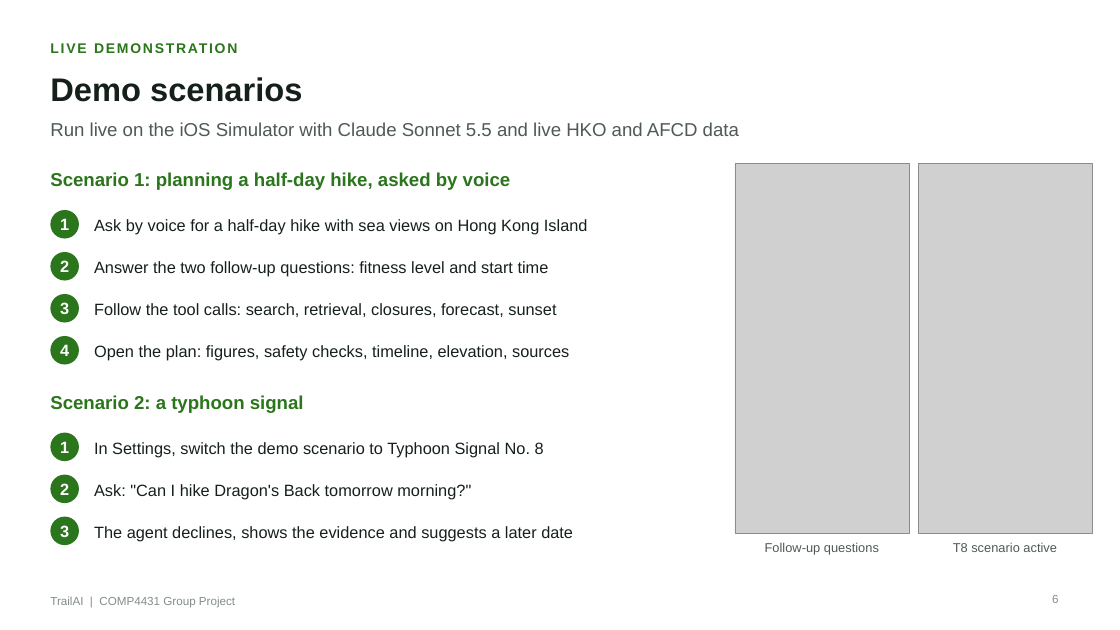
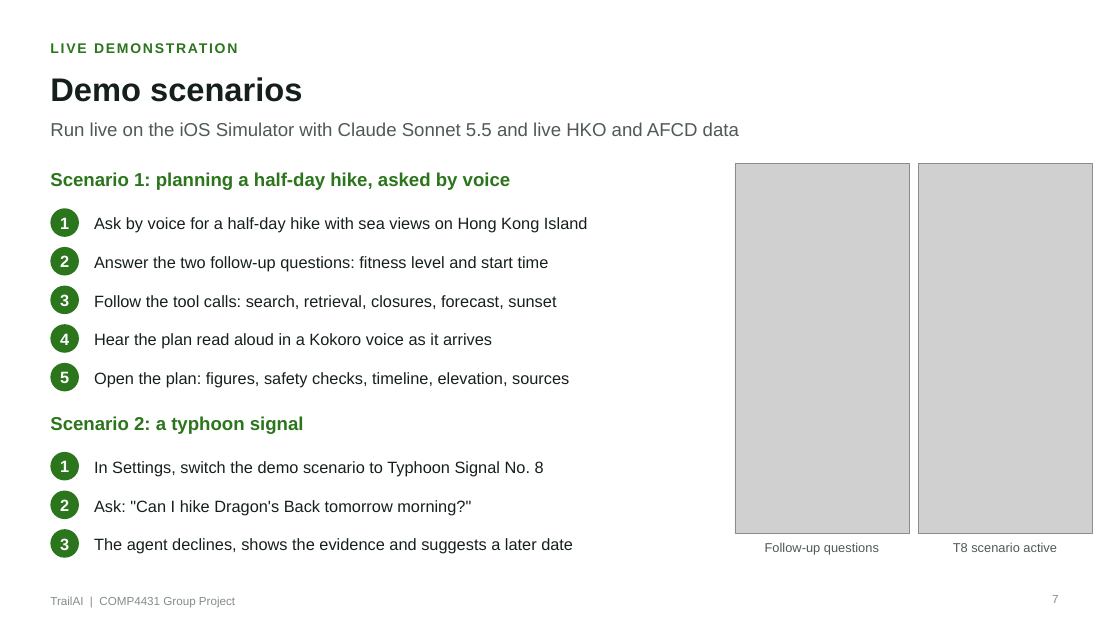
Before and after one commit to HaochenFa/COMP4431-AI, a slide deck: slide 7 of presentation/TrailAI.pptx (slide 6 before the commit). Drawn at 1120x630 pixels with LibreOffice and Linux fonts; fonts in the diff are those of the drawing; grey boxes stand for pictures. Boxes give left, top, right and bottom in pixels: in the first picture for what was removed or moved away, otherwise in the second. Text is boxed around its words. In the diff, an @@ line names an element or a change of style, - is before the commit and + after.

```diff
--- a/presentation/TrailAI.pptx
+++ b/presentation/TrailAI.pptx
@@ 2 texts, 1 ellipse: place and size @@
-2 texts, 1 ellipse at <box>50,252,549,281</box>
+2 texts, 1 ellipse at <box>50,247,549,276</box>
@@ 3 texts, 2 ellipses: place and size @@
-3 texts, 2 ellipses at <box>50,294,556,365</box>
+3 texts, 2 ellipses at <box>50,286,556,353</box>
@@ text added at <box>94,333,492,349</box>, 14 pt, text #16201A @@
+Hear the plan read aloud in a Kokoro voice as it arrives
@@ ellipse added at <box>50,363,79,392</box>, fill #2B751C @@
@@ text added at <box>60,372,69,383</box>, 14 pt, text #FFFFFF, bold @@
+5
@@ text "Open the plan: figures, safety ...": place and size @@
-text "Open the plan: figures, safety ..." at <box>94,345,569,361</box>
+text "Open the plan: figures, safety ..." at <box>94,372,569,388</box>
@@ 3 texts, 1 ellipse: place and size @@
-3 texts, 1 ellipse at <box>50,395,544,461</box>
+3 texts, 1 ellipse at <box>50,416,544,481</box>
@@ 3 texts, 1 ellipse: place and size @@
-3 texts, 1 ellipse at <box>50,475,573,541</box>
+3 texts, 1 ellipse at <box>50,491,573,554</box>
@@ text "3": place and size @@
-text "3" at <box>60,525,69,537</box>
+text "3" at <box>60,538,69,550</box>
@@ ellipse: place and size @@
-ellipse at <box>50,517,79,545</box>
+ellipse at <box>50,529,79,558</box>
@@ page number at <box>1052,595,1058,603</box>: text changed @@
-6
+7
```
Also in this commit, not shown: 4 other slides changed, 2 slides added, 1 slide removed, 10 other files.
